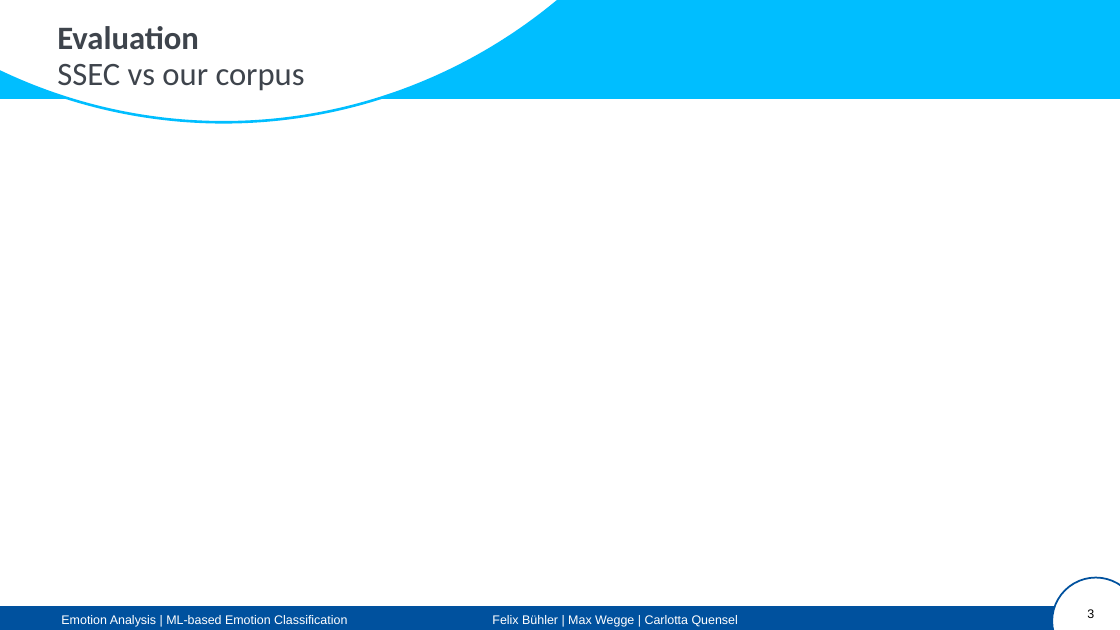
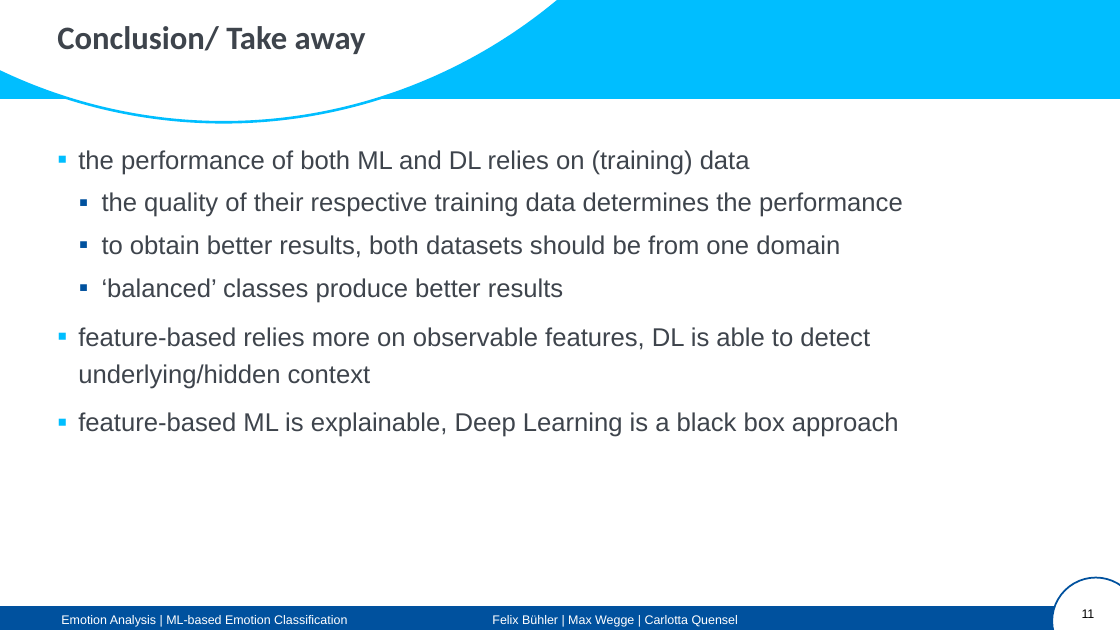
Before and after one commit to Stunkymonkey/emotion-analysis, a slide deck: slide 11 of excercise2/emotion-analysis_assignment2.pptx (slide 3 before the commit). Drawn at 1120x630 pixels with LibreOffice and Linux fonts; fonts in the diff are those of the drawing. Boxes give left, top, right and bottom in pixels: in the first picture for what was removed or moved away, otherwise in the second. Text is boxed around its words. In the diff, an @@ line names an element or a change of style, - is before the commit and + after.

```diff
--- a/excercise2/emotion-analysis_assignment2.pptx
+++ b/excercise2/emotion-analysis_assignment2.pptx
@@ text at box(57, 26, 366, 54): text changed; bold on @@
-Evaluation
-SSEC vs our corpus
+Conclusion/ Take away
@@ text added at box(78, 150, 903, 437), 22 pt, text #3E444C @@
+▪ the performance of both ML and DL relies on (training) data
+  ▪ the quality of their respective training data determines the performance
+  ▪ to obtain better results, both datasets should be from one domain
+  ▪ ‘balanced’ classes produce better results
+▪ feature-based relies more on observable features, DL is able to detect underlying/hidden context
+▪ feature-based ML is explainable, Deep Learning is a black box approach
@@ page number at box(1082, 609, 1095, 618): text changed @@
-3
+11
```
Also in this commit, not shown: 4 other slides changed, 7 slides added, 1 slide removed.
